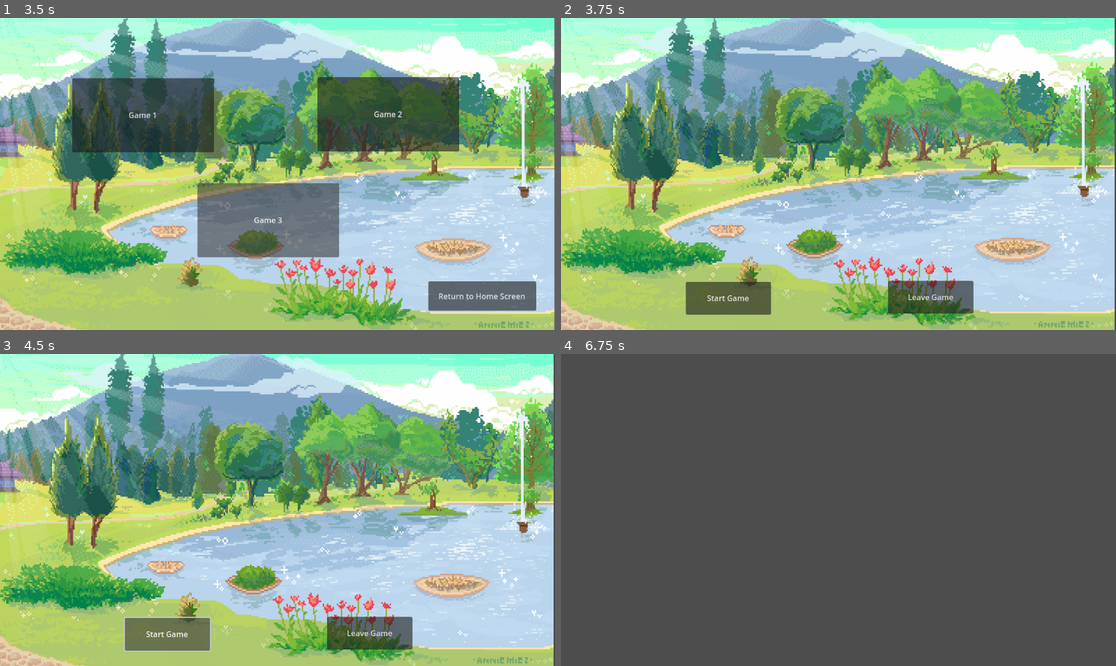
Above: before the commit, frames 1-4 (two rows, left to right).
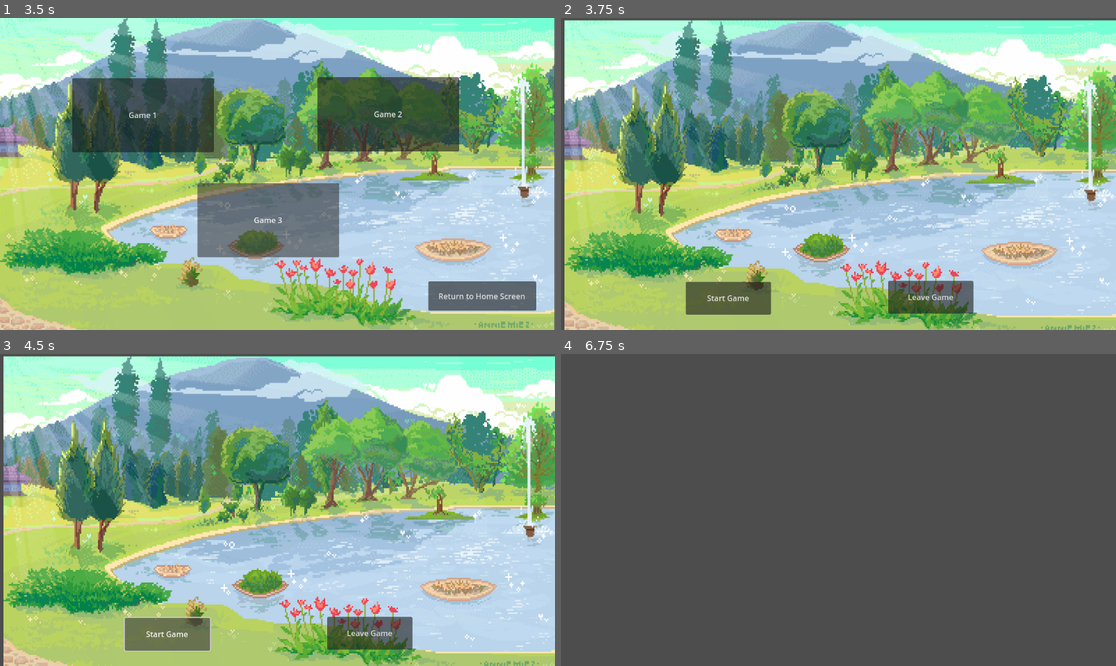
Above: after the commit, the same moments.

Repository: jade-od/Final-Project
Game: Godot game, scene res://main.tscn
Same seed, same stepped clock (60 frames per second), same inputs: the game is played once before the commit and once after it.
Inputs:
- Up to frame 1 (3.5 s): click "PLAY" at 0.5 s; click "Left" at 1.25 s; click "Right" at 2 s; click "Select" at 2.75 s
- Up to frame 2 (3.75 s): click "Game 1" at 3.5 s
- Up to frame 3 (4.5 s): click "Start Game" at 4.25 s
- Up to frame 4 (6.75 s): click "Start Game" at 5 s; click "Leave Game" at 5.75 s; click "Game 2" at 6.5 s

Frame 1 is identical in both runs. In frame 2, 44% of the frame differs, in the area x 0-100%, y 0-100%; in frame 3, 44%; in frame 4, nothing differs.

Commit message:
push

Diff:
--- a/testing godot/game_1.tscn
+++ b/testing godot/game_1.tscn
@@ -7,7 +7,7 @@
 script = ExtResource("1_j4r0l")
 
 [node name="Screenshot2023-11-27At10_49_55Am" type="Sprite2D" parent="."]
-position = Vector2(571, 322.5)
+position = Vector2(585, 331)
 scale = Vector2(0.482471, 0.544314)
 texture = ExtResource("2_vdv26")
 
